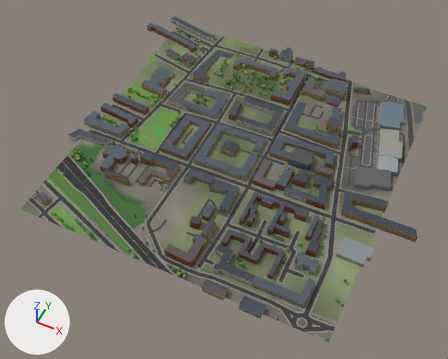
An edit to the glTF model glasgow-subway/data/city/city_1_2.glb, drawn before and after from the same camera.
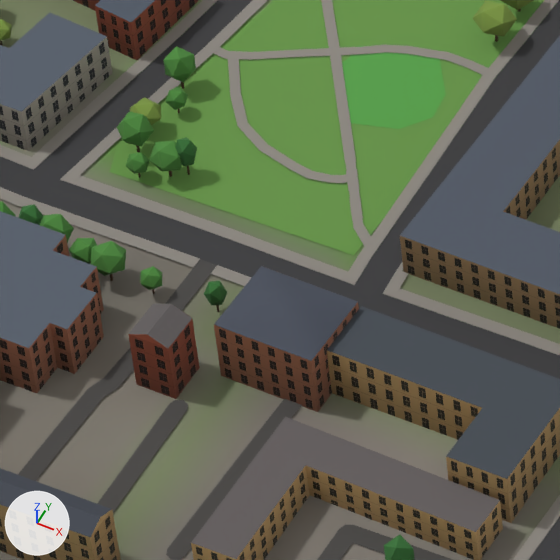
Old and new are each drawn whole from a camera (50 mm lens) standing at (-2552.0, 602.0, 746.0) and looking at (-2854.0, 1206.0, -10.0) and again close up on the part from 26% to 40% of the width and 34% to 51% of the height. The lights are fixed; the arrows at lower left show +X, +Y and +Z. The last two pictures show the newer version. Where no turn or scale is listed for an object, it has been applied to the vertices. Vertices at exactly the same position are counted once.

The first close-up shows 'buildings_1_2', 'green_1_2', 'green_tree_a.030', 'green_tree_a.035', 'green_tree_a.036', 'green_tree_a.040', 'green_tree_b.031', 'roads_1_2', 'terrain_1_2' and 13 more.
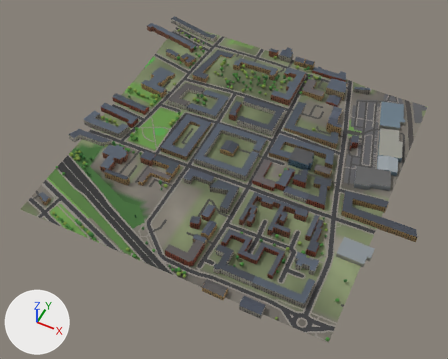
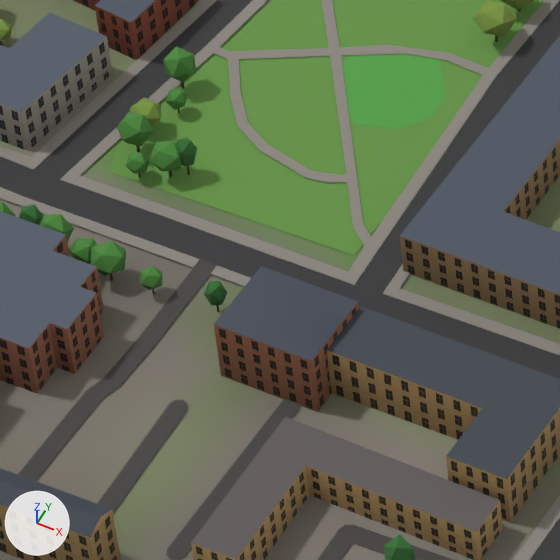
Location of each change, (x1, y1, x2, y2) in pixels of the close-ups (560 x 560 px):
'buildings_1_2', reshaped: (0, 0, 560, 560) in both
part 1 of me_buildings_1_2, deleted: before (128, 304, 200, 399)

Patch to the scene script:
```diff
--- a/glasgow-subway/data/city/city_1_2.glb.py
+++ b/glasgow-subway/data/city/city_1_2.glb.py
@@ mat_mat_wall_stone @@
 n4.image = img_facade_tenement
+n5 = _N.new('ShaderNodeMapping'); n5.name = 'Mapping'
+n5.inputs[1].default_value = (0.0, -64.0, 0.0)  # 'Location'
+n5.inputs[3].default_value = (128.0, 128.0, 1.0)  # 'Scale'
+n6 = _N.new('ShaderNodeUVMap'); n6.name = 'UV Map'
+n6.uv_map = 'UVMap'
 _L.new(n0.outputs[0], n1.inputs[0])  # 'BSDF' to 'Surface'
@@ mat_mat_wall_stone @@
 n4 = _N.new('ShaderNodeTexImage'); n4.name = 'Image Texture'
 _L.new(n4.outputs[0], n2.inputs[6])  # 'Color' to 'A'
+_L.new(n5.outputs[0], n4.inputs[0])  # 'Vector' to 'Vector'
+_L.new(n6.outputs[0], n5.inputs[0])  # 'UV' to 'Vector'
@@ me_buildings_1_2 @@
 # used by ob_buildings_1_2; location = (-2845.9, 1253.8, 25.8)
-me_buildings_1_2.from_pydata(...)  # 1567 vertices, 2061 faces; spans x -304.0..304.0, y -261.0..261.0, z -21.0..21.0
+me_buildings_1_2.from_pydata(...)  # 1254 vertices, 1639 faces; spans x -304.0..304.0, y -261.0..261.0, z -21.0..21.0
+# me_buildings_1_2 part 1: the loose piece of 11 vertices spanning x -149.0..-141.0, y -100.0..-92.0, z -15.0..0.0 is deleted
+# other edits to the shape of me_buildings_1_2 do not show in these pictures
 me_buildings_1_2.materials.append(mat_mat_wall_stone)
@@ me_roads_1_2 @@
 # used by ob_roads_1_2; location = (-2850.0, 1250.0, 20.5)
-me_roads_1_2.from_pydata(...)  # 5292 vertices, 5255 faces; spans x -250.0..250.0, y -250.0..250.0, z -15.0..15.0
+me_roads_1_2.from_pydata(...)  # 2727 vertices, 2645 faces; spans x -250.0..250.0, y -250.0..250.0, z -15.0..15.0
+# me_roads_1_2 part 2: 203 vertices moved from x -238.0..247.0, y -246.0..238.0, z -13.0..13.0 to x -229.0..245.0, y -243.0..236.0, z -13.0..13.0; 3078 vertices removed from x -250.0..250.0, y -250.0..250.0, z -15.0..14.0; 513 vertices added at x -250.0..250.0, y -250.0..250.0, z -15.0..14.0
 me_roads_1_2.materials.append(mat_mat_road)
```
